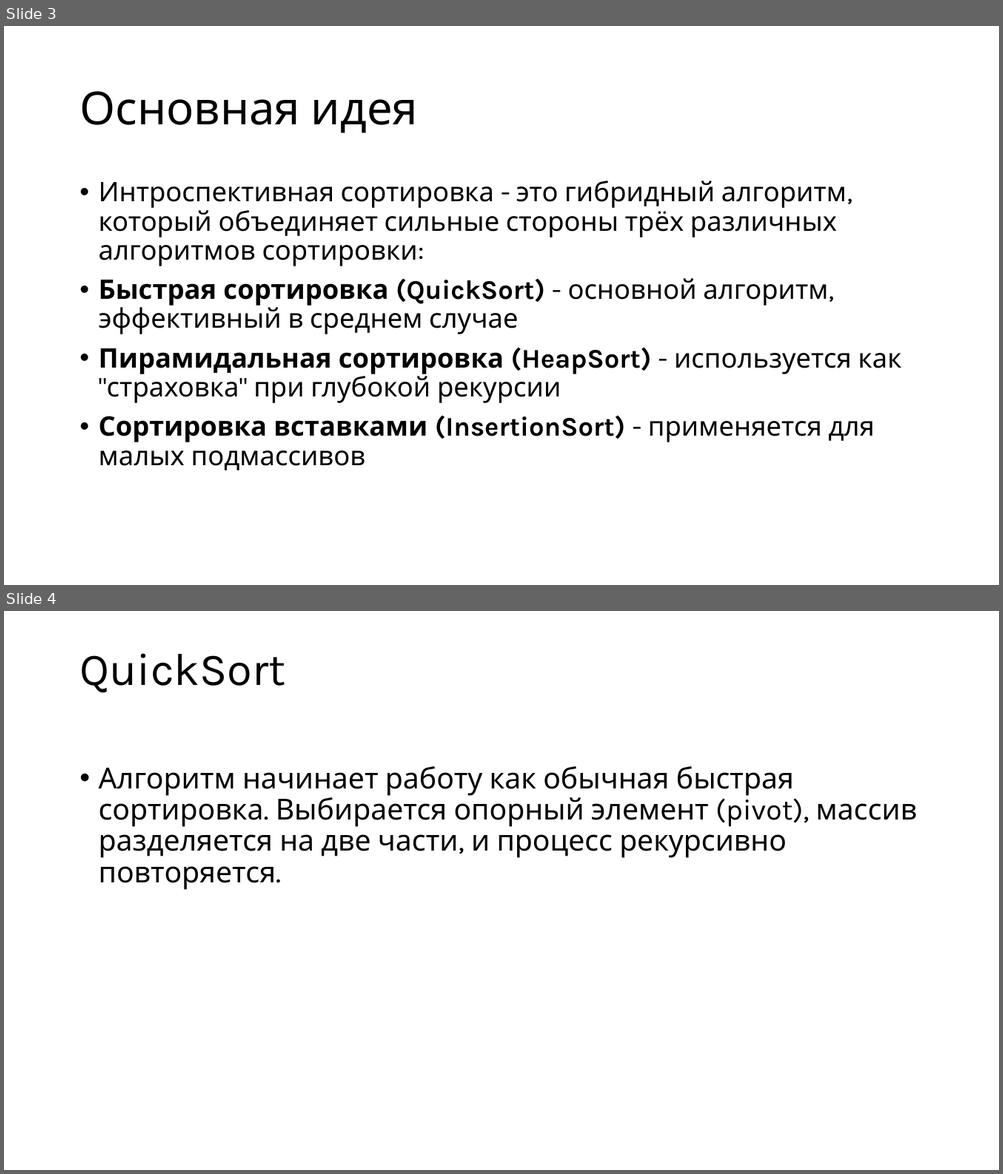
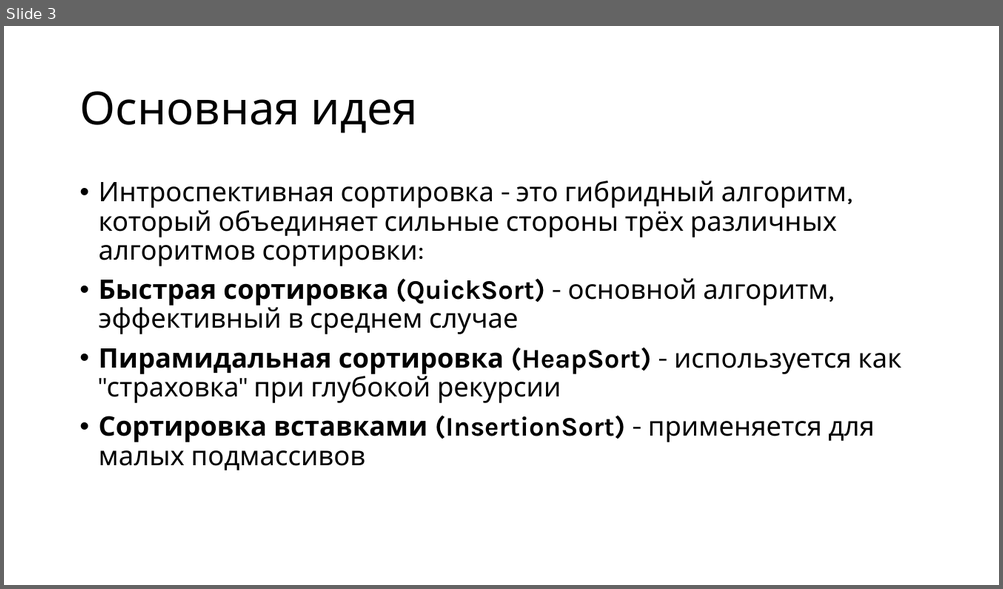
Before and after one commit to shafed/projects, a slide deck: cpp/4.5.pptx. Shown one above the other, each under a label of ours: slides 3 and 4 before the commit, slide 3 after it. The pictures are 1003x1174 and 1003x589 pixels, drawn with LibreOffice and Linux fonts; fonts in the diff are those of the drawing. Boxes give left, top, right and bottom in pixels: in the first picture for what was removed or moved away, otherwise in the second. Text is boxed around its words. In the diff, an @@ line names an element or a change of style, - is before the commit and + after.

```diff
--- a/cpp/4.5.pptx
+++ b/cpp/4.5.pptx
@@ slide 4 removed at bbox=[4, 611, 999, 1170], background #FFFFFF @@
@@ title removed at bbox=[79, 653, 285, 693] @@
-QuickSort
@@ text removed at bbox=[99, 766, 917, 890] @@
-• Алгоритм начинает работу как обычная быстрая сортировка. Выбирается опорный элемент (pivot), массив разделяется на две части, и процесс рекурсивно повторяется.
```
Also in this commit, not shown: 3 slides changed, 2 slides added, 15 other files.
